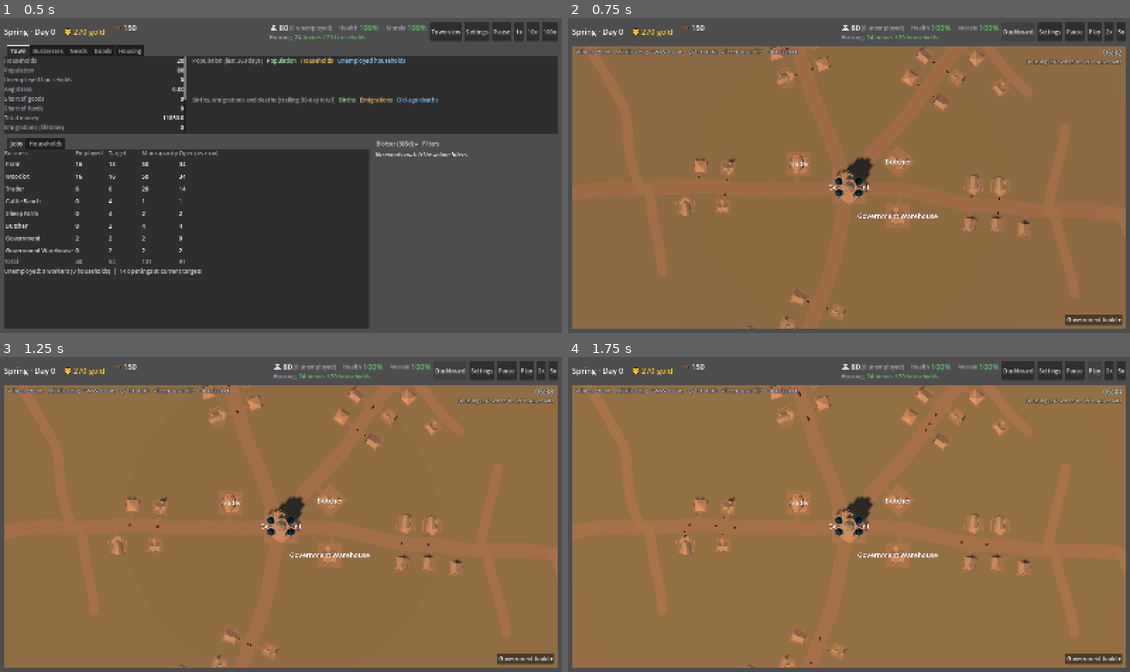
Above: before the commit, frames 1-4 (two rows, left to right).
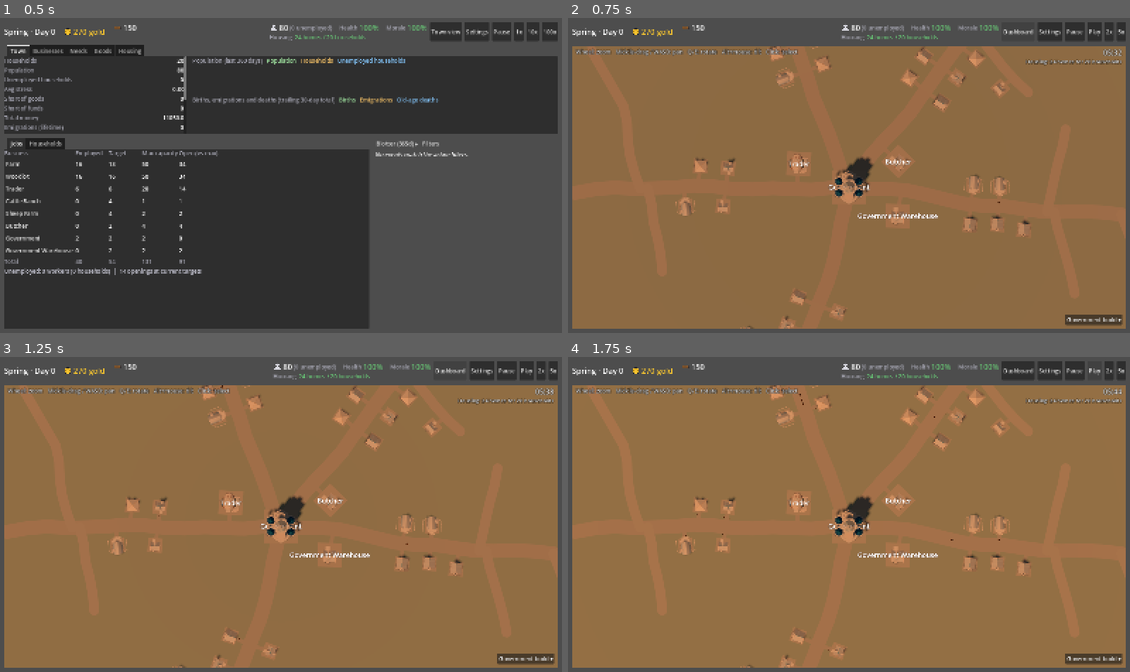
Above: after the commit, the same moments.

Repository: forsman5/sitka
Game: Godot game, scene res://scenes/sim/he_dashboard.tscn
Same seed, same stepped clock (60 frames per second), same inputs: the game is played once before the commit and once after it. This scene is started directly instead of the project's main scene.
Inputs:
- Up to frame 1 (0.5 s): no input
- Up to frame 2 (0.75 s): click "Town view" at 0.5 s
- Up to frame 3 (1.25 s): no input
- Up to frame 4 (1.75 s): click "Play" at 1.25 s

Frame 1 is identical in both runs. In frame 2, less than 0.1% of the frame differs, in the area x 23-77%, y 9-99%; in frame 3, less than 0.1%; in frame 4, less than 0.1%, in the area x 20-77%, y 10-98%.

Commit message:
Shorten villager commute time

Diff:
--- a/scripts/sim/harness/check_villager_schedule.gd
+++ b/scripts/sim/harness/check_villager_schedule.gd
@@ -8,11 +8,12 @@
 const HETownLayout = preload("res://scripts/sim/household_economy/he_town_layout.gd")
 const HETownPaths = preload("res://scripts/sim/household_economy/he_town_paths.gd")
 const HEVillagerSchedule = preload("res://scripts/sim/household_economy/he_villager_schedule.gd")
+const HEHousehold = preload("res://scripts/sim/household_economy/records/he_household.gd")
 
 const SEED := 4242
 const DAY := 3
 ## Largest step between one-minute samples that is not a door transition.
-const MAX_STEP_PER_MINUTE := 1.2
+const MAX_STEP_PER_MINUTE := 1.8
 
 var _ok := true
 
@@ -62,13 +63,19 @@
 
 func _check_preset(preset: String) -> void:
 	var built := _villagers_for(preset)
+	if built.size() < 3:
+		_assert(false, "%s: fixture builder returns villagers, paths and layout" % preset)
+		return
 	var villagers: Array = built[0]
 	var paths: HETownPaths = built[1]
 	var layout: HETownLayout = built[2]
-	_assert(villagers.size() > 20, "%s: needs villagers (%d)" % [preset, villagers.size()])
+	if villagers.size() <= 20:
+		_assert(false, "%s: needs villagers (%d)" % [preset, villagers.size()])
+		return
 	_check_night(preset, villagers)
 	_check_noon(preset, villagers, layout)
 	_check_commute(preset, villagers, paths)
+	_check_daily_time_budget(preset, villagers, paths)
 	_check_continuity(preset, villagers)
 	_check_determinism(preset, villagers, built[1])
 
@@ -146,6 +153,45 @@
 	_assert(walking * 2 >= commuters, "%s: most commuters are on the road at 07:00 (%d of %d)" % [preset, walking, commuters])
 	_assert(off_route == 0, "%s: commuters stay on their road route (%d off)" % [preset, off_route])
 
+func _check_daily_time_budget(preset: String, villagers: Array, paths: HETownPaths) -> void:
+	var commuters := 0
+	var total_commute_hours := 0.0
+	var total_work_hours := 0.0
+	var total_other_hours := 0.0
+	var max_commute_hours := 0.0
+	var short_workdays := 0
+	var duration_mismatches := 0
+	for v in villagers:
+		if v["role"] != HEVillagerSchedule.ROLE_EMPLOYED or (v["home"] as Dictionary).is_empty():
+			continue
+		var commute_hours := 0.0
+		var work_hours := 0.0
+		for seg in (v["plan"] as Dictionary)["segs"]:
+			var hours := float(seg["t1"]) - float(seg["t0"])
+			var activity: String = seg["act"]
+			if activity == "walk_work" or activity == "walk_home":
+				commute_hours += hours
+			elif activity == "work" or activity == "work_inside" or activity == "work_door":
+				work_hours += hours
+		var route := paths.path(int(v["home"]["site_id"]), int(v["work"]["site_id"]))
+		var expected_hours := 2.0 * HETownPaths.path_length(route) / HEVillagerSchedule.WALK_CAP
+		if absf(commute_hours - expected_hours) > 0.03:
+			duration_mismatches += 1
+		if work_hours < 8.0:
+			short_workdays += 1
+		commuters += 1
+		total_commute_hours += commute_hours
+		total_work_hours += work_hours
+		total_other_hours += 24.0 - commute_hours - work_hours
+		max_commute_hours = maxf(max_commute_hours, commute_hours)
+	var mean_commute := total_commute_hours / maxf(float(commuters), 1.0)
+	var mean_work := total_work_hours / maxf(float(commuters), 1.0)
+	var mean_other := total_other_hours / maxf(float(commuters), 1.0)
+	print("%s: daily allocation, mean commute %.2fh (max %.2fh), work %.2fh, home/rest %.2fh across %d housed workers" % [preset, mean_commute, max_commute_hours, mean_work, mean_other, commuters])
+	_assert(commuters > 0, "%s: has housed employed commuters for time budget" % preset)
+	_assert(duration_mismatches == 0, "%s: commute duration follows route length / WALK_CAP (%d mismatches)" % [preset, duration_mismatches])
+	_assert(short_workdays == 0, "%s: commuters retain at least 8 hours of work (%d short days)" % [preset, short_workdays])
+
 func _check_continuity(preset: String, villagers: Array) -> void:
 	var jumps := 0
 	var worst := 0.0
@@ -161,7 +207,7 @@
 				if step > MAX_STEP_PER_MINUTE:
 					jumps += 1
 					if jumps <= 5:
-						print("  jump %s at %.2f: %.2f (%s -> %s)" % [v["key"], h, step, last["activity"], at["activity"]])
+						print("  jump %s at %.2f: %.2f (%s -> %s, %s -> %s)" % [v["key"], h, step, last["activity"], at["activity"], str(last["pos"]), str(at["pos"])])
 			last = at
 		# Indoor <-> outdoor changes happen at the door: the visible end is at a door.
 	print("%s: largest one-minute step %.2f" % [preset, worst])
--- a/scripts/sim/household_economy/he_villager_schedule.gd
+++ b/scripts/sim/household_economy/he_villager_schedule.gd
@@ -18,7 +18,7 @@
 ## Timeline (housed villager):
 ##   indoors until wake (~06:00), then
 ##   - employed:  walk to the workplace (arrive ~08:00); work 08:00-17:00;
-##                walk home (arrive ~19:30)
+##                walk home (arrival depends on route length)
 ##   - unemployed adult: walk to the plaza; loiter; walk home
 ##   - child: plays in the home yard
 ##   then in the yard by the door until bed (~21:00), then indoors.
@@ -28,10 +28,10 @@
 ## Homeless villagers have no door: they are at the plaza all night, and
 ## commute from and back to it.
 ##
-## Walking legs follow HETownPaths routes at constant speed. A leg's length
-## divided by its window is the speed; if that exceeds WALK_CAP the villager
-## leaves earlier (or, for the morning, as early as DAY_START allows, arriving
-## late if even that is not enough).
+## Walking legs follow HETownPaths routes at WALK_CAP. Morning departures are
+## timed to arrive around ARRIVE_WORK, leaving at DAY_START and arriving late
+## when a route is too long for that window. Evening commuters leave at
+## LEAVE_WORK and arrive home after the route's travel time.
 ##
 ## Mill segments (yard, plaza, a field) put the villager on a slow Lissajous
 ## wander inside an area, a pure function of absolute time (day * 24 + hour), blended in and out of the
@@ -52,12 +52,11 @@
 const WAKE := 6.0
 const ARRIVE_WORK := 8.0
 const LEAVE_WORK := 17.0
-const ARRIVE_HOME := 19.5
 const BEDTIME := 21.0
 const JITTER_HOURS := 0.5
 
-## Fastest commute, world units per game hour.
-const WALK_CAP := 30.0
+## Commuting speed, world units per game hour.
+const WALK_CAP := 90.0
 ## Wander pace inside an area, world units per game hour, and blend pace.
 const WANDER_SPEED := 3.0
 const BLEND_SPEED := 14.0
@@ -186,7 +185,6 @@
 	var wake := WAKE + JITTER_HOURS * _jit(key, day, 0)
 	var arrive_work := ARRIVE_WORK + JITTER_HOURS * _jit(key, day, 1)
 	var leave_work := LEAVE_WORK + JITTER_HOURS * _jit(key, day, 2)
-	var arrive_home := ARRIVE_HOME + JITTER_HOURS * _jit(key, day, 3)
 	var bed := BEDTIME + JITTER_HOURS * _jit(key, day, 4)
 
 	var plaza := plaza_area(key)
@@ -220,23 +218,24 @@
 	var back_pts := PackedVector2Array(route)
 	back_pts.reverse()
 	var length := HETownPaths.path_length(route)
-	var s1 := wake
 	if homeless:
 		length += wander(plaza, phase, base + wake).distance_to(route[0])
-	s1 = maxf(DAY_START, minf(wake, arrive_work - length / WALK_CAP))
+	var walk_duration := length / WALK_CAP
+	var s1 := maxf(DAY_START, arrive_work - walk_duration)
 	if homeless:
 		out_pts = PackedVector2Array([wander(plaza, phase, base + s1)]) + route
+	var walk_arrival := s1 + walk_duration
+	arrive_work = walk_arrival
+	var s2 := leave_work
+	var arrive_home := s2 + walk_duration
+	if homeless:
 		back_pts = back_pts + PackedVector2Array([wander(plaza, phase, base + arrive_home)])
-	# A commute too long for the window arrives late rather than sprinting
-	# (by 11:00 at the latest, which sprints a little).
-	arrive_work = minf(maxf(arrive_work, s1 + length / WALK_CAP), 11.0)
-	var s2 := clampf(minf(leave_work, arrive_home - length / WALK_CAP), arrive_work + 1.5, leave_work)
 
 	if homeless:
 		_push(segs, _mill(base, plaza, phase, Vector2.INF, Vector2.INF, "plaza", -1), s1)
 	else:
 		_push(segs, _inside(door, "indoors", -1), s1)
-	_push(segs, _walk(out_pts, "walk_plaza" if kind == "plaza" else "walk_work", dest_id), arrive_work)
+	_push(segs, _walk(out_pts, "walk_plaza" if kind == "plaza" else "walk_work", dest_id), walk_arrival)
 	var end := route[route.size() - 1]
 	match kind:
 		"plaza":
